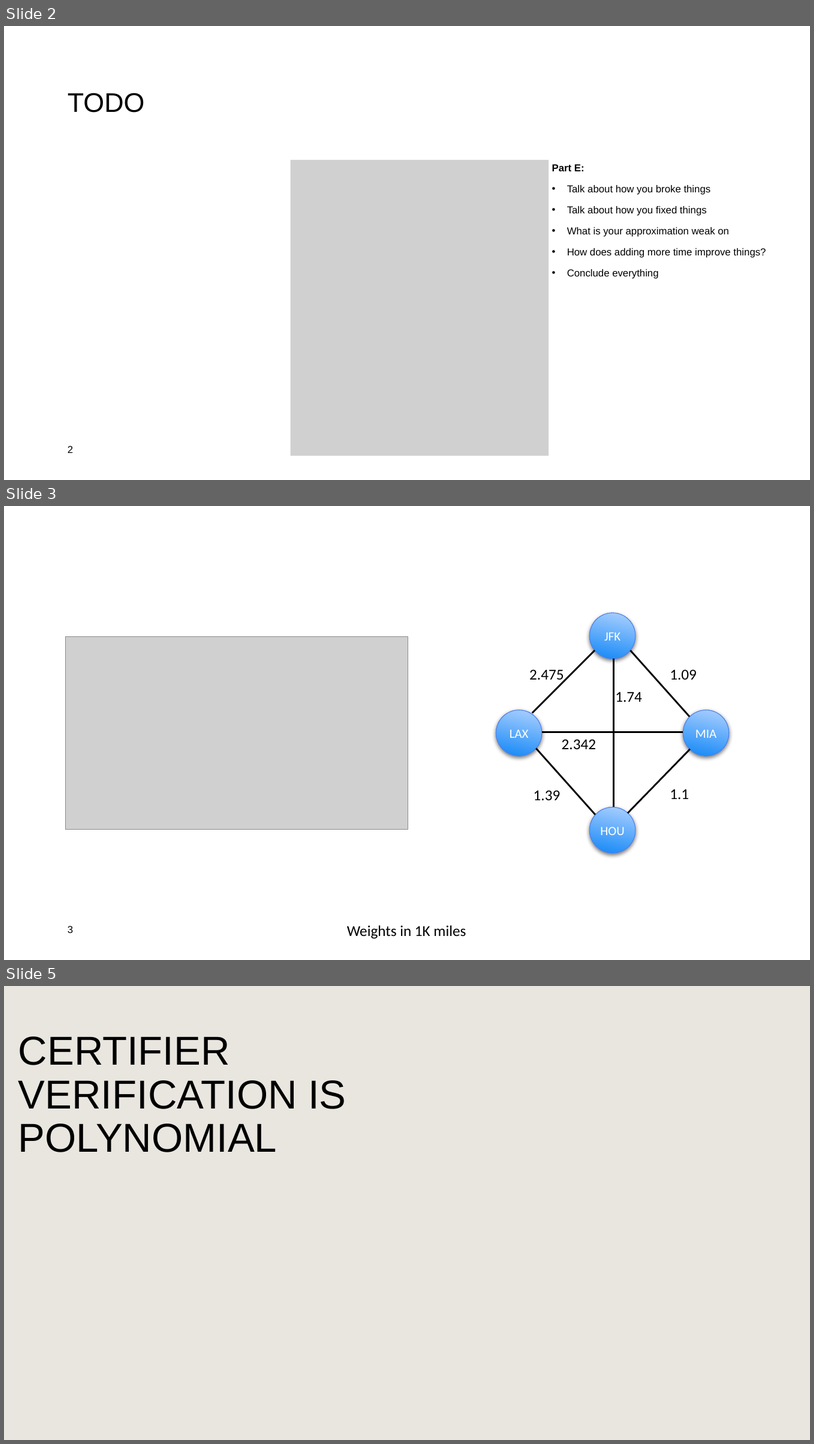
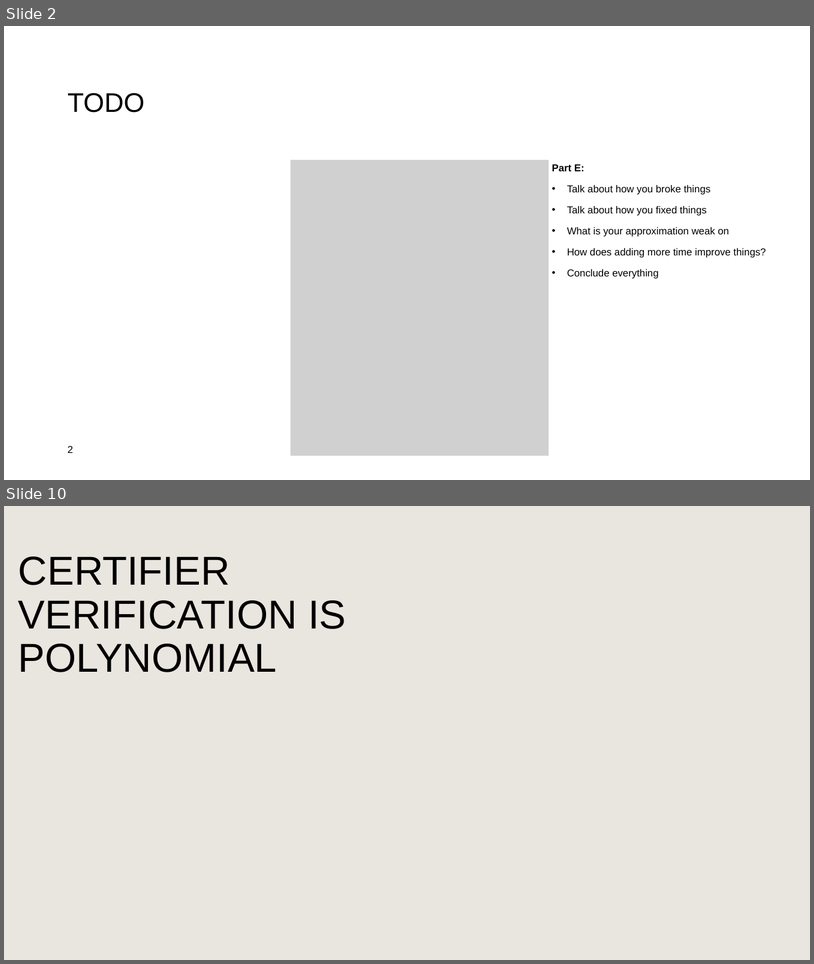
Before and after one commit to PictureOfGray/CS412-Team-NAME, a slide deck: presentations/TeamNAMETSP.pptx. Shown one above the other, each under a label of ours: slides 2, 3 and 5 before the commit, slides 2 and 10 after it; the slides between them are not shown. The pictures are 814x1444 and 814x964 pixels, drawn with LibreOffice and Linux fonts; fonts in the diff are those of the drawing; grey boxes stand for pictures; background and template pictures are left out. Boxes give left, top, right and bottom in pixels: in the first picture for what was removed or moved away, otherwise in the second. Text is boxed around its words. In the diff, an @@ line names an element or a change of style, - is before the commit and + after.

```diff
--- a/presentations/TeamNAMETSP.pptx
+++ b/presentations/TeamNAMETSP.pptx
@@ slide 3 removed at (4,506,810,960), background #FFFFFF @@
@@ ellipse removed at (590,613,636,659) @@
@@ picture removed at (66,637,409,829) @@
@@ text removed at (605,632,621,640) @@
-JFK
@@ line removed from (533, 713) to (595, 651) @@
@@ line removed from (614, 807) to (614, 658) @@
@@ line removed from (690, 717) to (631, 651) @@
@@ text removed at (530,669,564,683) @@
-2.475
@@ text removed at (670,669,697,679) @@
-1.09
@@ text removed at (615,691,642,702) @@
-1.74
@@ ellipse removed at (497,710,542,756) @@
@@ ellipse removed at (683,710,729,756) @@
@@ text removed at (510,729,529,738) @@
-LAX
@@ line removed from (683, 732) to (542, 732) @@
@@ text removed at (562,739,596,749) @@
-2.342
@@ text removed at (696,729,717,738) @@
-MIA
@@ line removed from (596, 814) to (536, 748) @@
@@ line removed from (629, 813) to (690, 749) @@
@@ text removed at (534,790,561,800) @@
-1.39
@@ text removed at (670,789,689,799) @@
-1.1
@@ ellipse removed at (590,807,636,853) @@
@@ text removed at (600,826,624,835) @@
-HOU
@@ page number removed at (68,925,73,933) @@
-3
@@ text removed at (347,925,466,939) @@
-Weights in 1K miles
@@ what was slide 5 is now slide 10 @@
```
Also in this commit, not shown: 7 slides added, 1 other slide removed, 3 other files.
